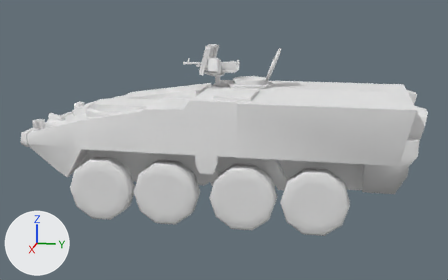
Before and after pictures for a commit that changed the glTF model src/main/resources/combinedassault_packs/combinedassault/assets/combinedassault/models/ground/m1129/m1129.glb.
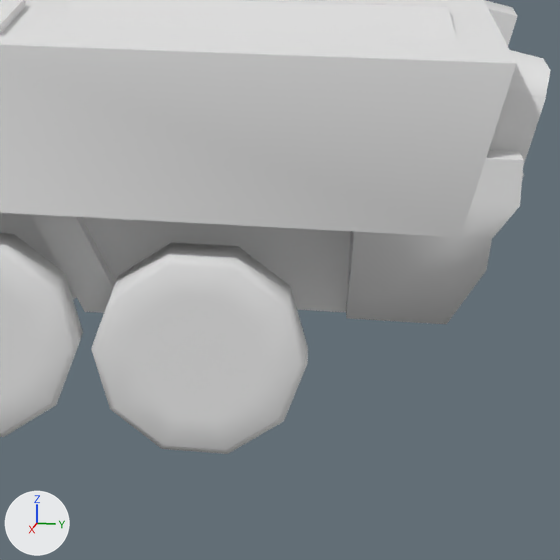
Each version appears first whole from a 50 mm lens placed at (10.9, 2.17, 3.95), pointed at (0.04, 0.0, 1.24), and next in a close-up on the part from 56% to 96% of the width and 32% to 96% of the height. The axes (+X, +Y, +Z) are drawn at lower left. The lights are the same throughout. The older version's two pictures come first. Objects named as collision shapes, trigger or cutter boxes, shadow casters or lower levels of detail are left out. Where no turn or scale is listed for an object, it has been applied to the vertices.

In view in the first close-up: 'body', 'hatch_l', 'wheel_2_l', 'wheel_3_l' and 1 more.
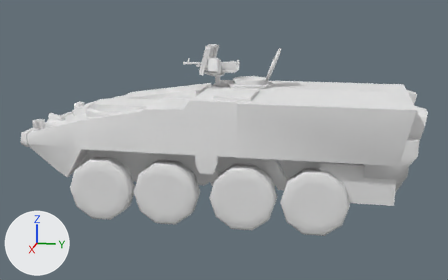
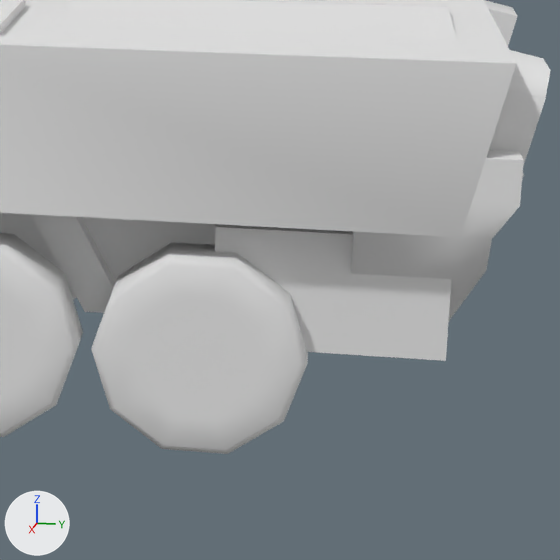
Pixel boxes [x1, y1, x2, y2] of what changed, in the close-ups (560 x 560 px):
```json
{"object": "hit_fuel", "change": "added", "after": [215, 224, 451, 361]}
```

Scene script edits in JSON lines:
```json
{"op": "add", "block": "me_hit_fuel", "code": ["me_hit_fuel = bpy.data.meshes.new('hit_fuel')", "me_hit_fuel.from_pydata(...)  # a box spanning x 0.3..1.1, y 1.8..3.0, z 0.55..1.2"]}
{"op": "add", "block": "ob_hit_fuel", "code": ["ob_hit_fuel = bpy.data.objects.new('hit_fuel', me_hit_fuel)", "ob_hit_fuel.location = (0.0, 0.0, 0.0)"]}
```
